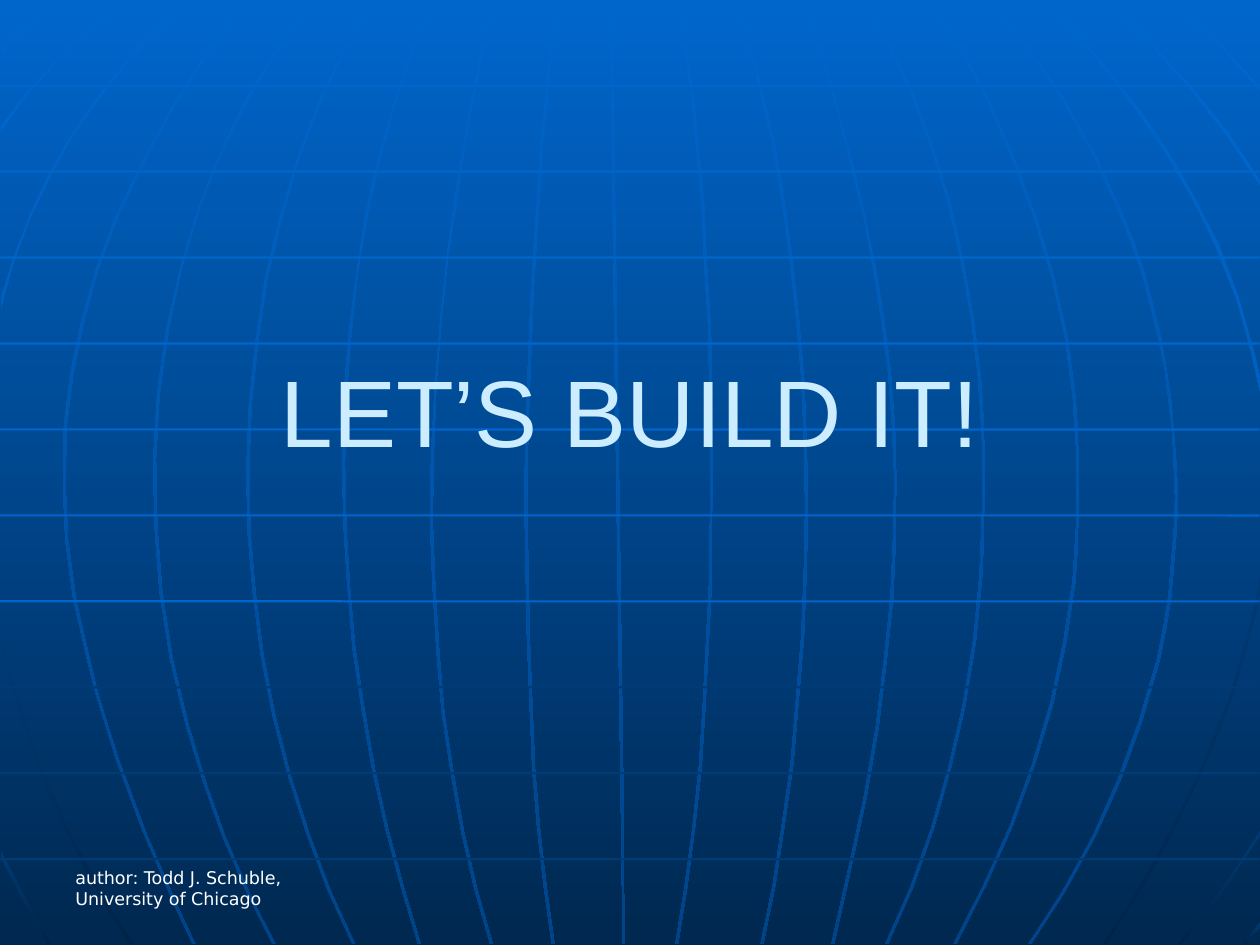
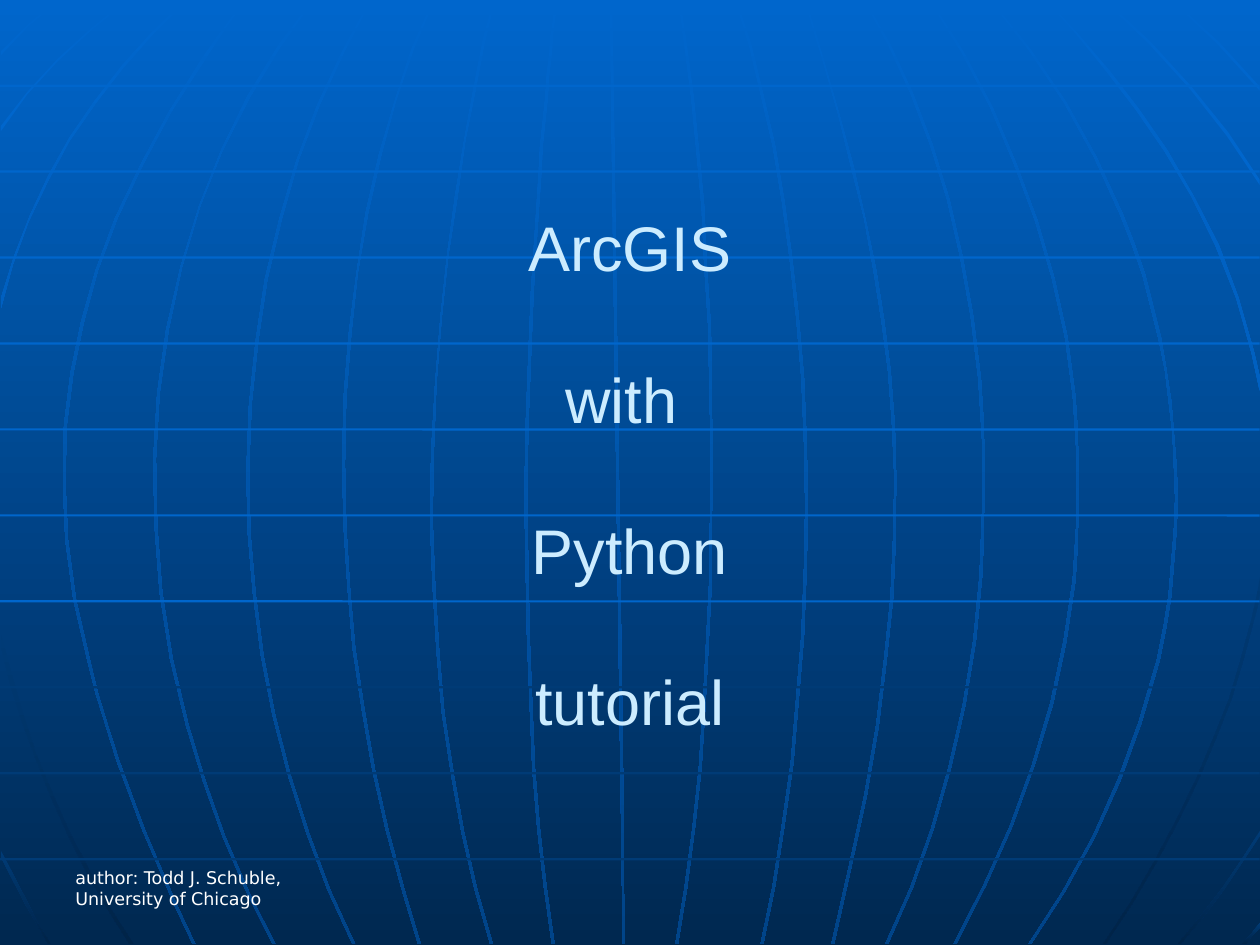
Before and after one commit to rcc-uchicago/env_bootcamp, a slide deck: slide 17 of Day7/pythonforspatialanalysis_rcc.ppt (slide 18 before the commit). Drawn at 1260x945 pixels with LibreOffice and Linux fonts; fonts in the diff are those of the drawing. Boxes give left, top, right and bottom in pixels: in the first picture for what was removed or moved away, otherwise in the second. Text is boxed around its words. In the diff, an @@ line names an element or a change of style, - is before the commit and + after.

```diff
--- a/Day7/pythonforspatialanalysis_rcc.ppt
+++ b/Day7/pythonforspatialanalysis_rcc.ppt
@@ title added at bbox=[528, 227, 731, 737], 36 pt, text #CCECFF @@
+ArcGIS
+with
+Python
+tutorial
@@ title removed at bbox=[281, 381, 978, 448] @@
-LET’S BUILD IT!
```
Also in this commit, not shown: 5 other slides changed, 1 slide added, 9 other files.
